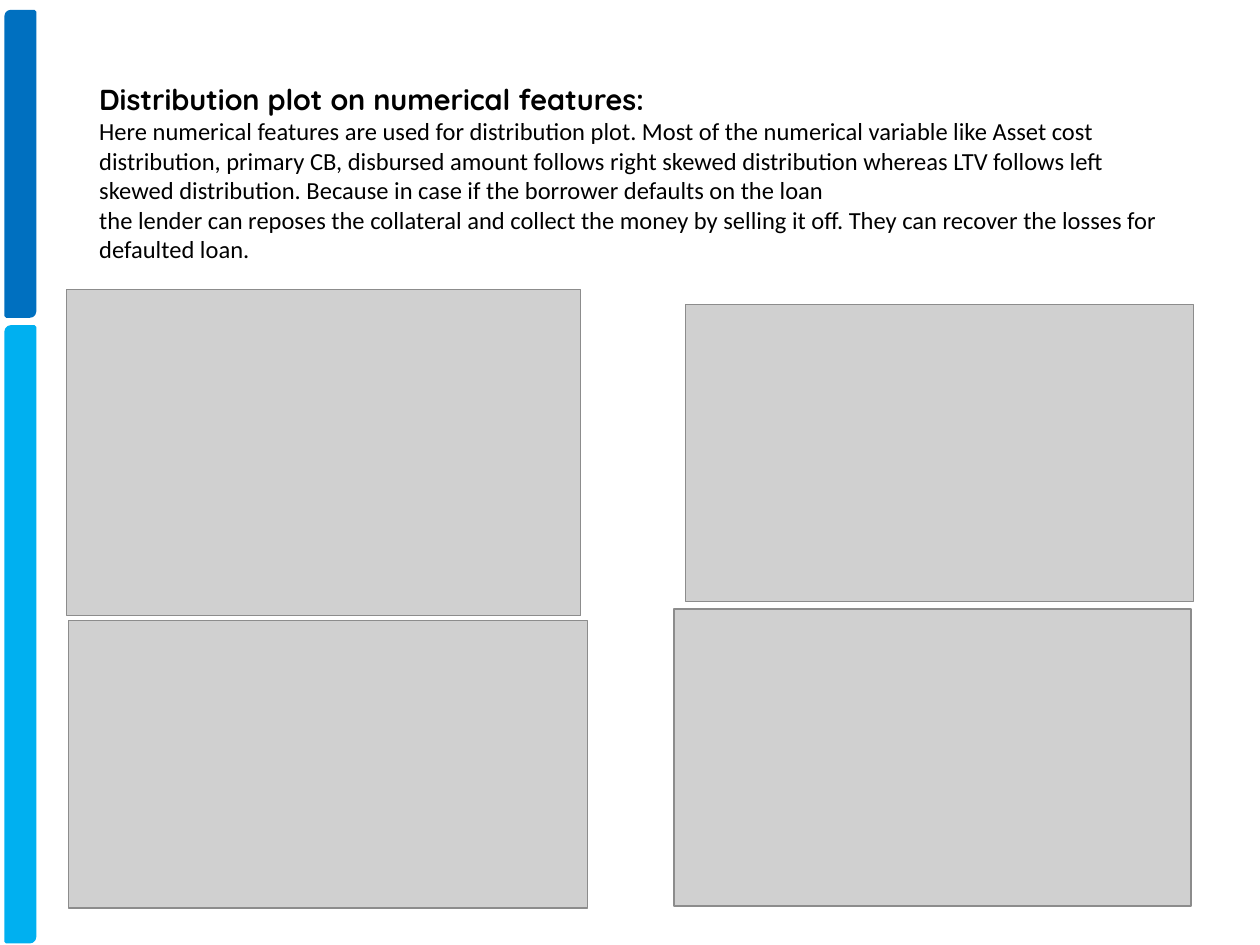
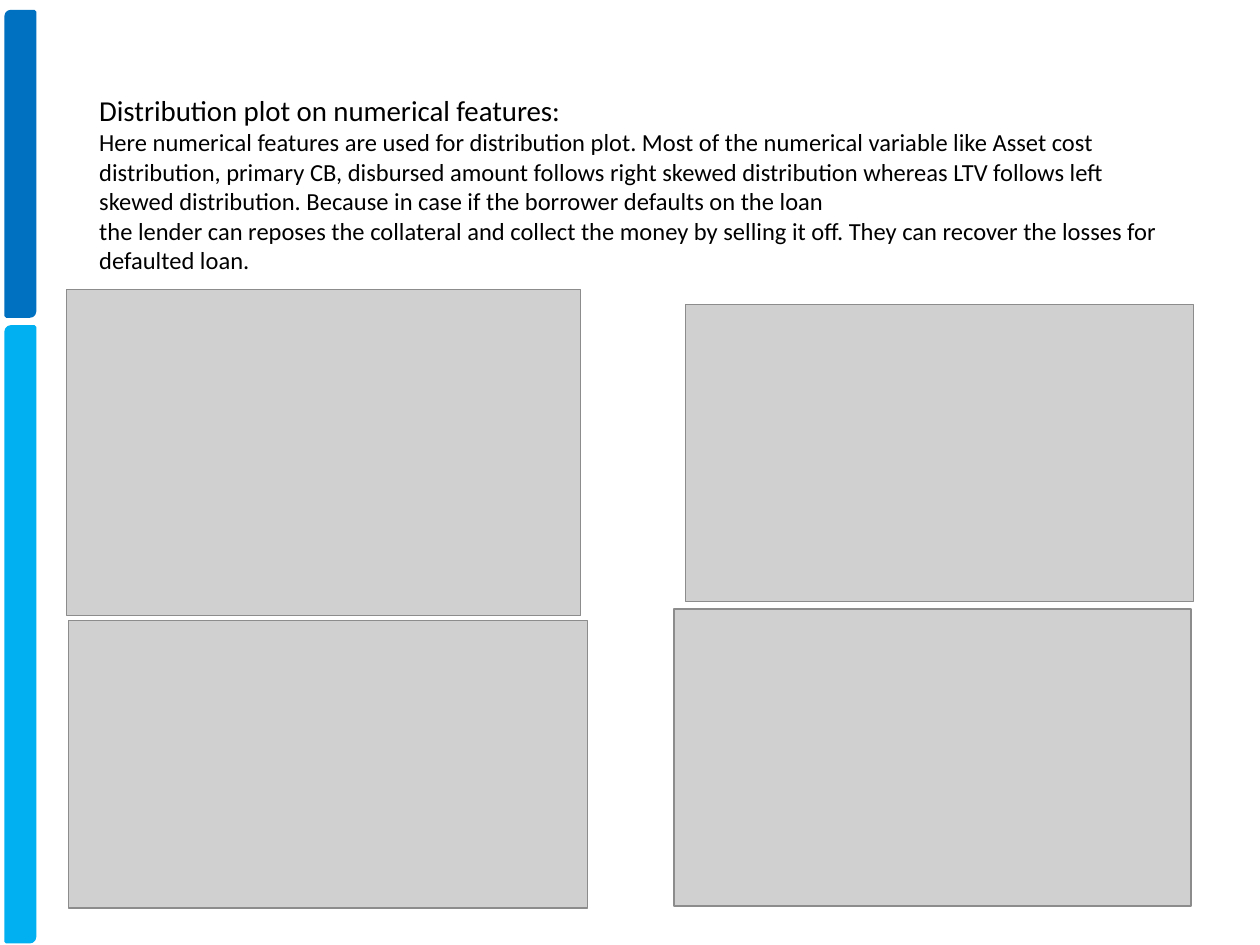
Before and after one commit to xavierigneous/Vehicle-Loan-Default-Prediction, a slide deck: slide 4 of Pravin Kumar/Vehicle Loan Default Prediction.pptx. Drawn at 1260x945 pixels with LibreOffice and Linux fonts; fonts in the diff are those of the drawing; grey boxes stand for pictures; background and template pictures are left out. Boxes give left, top, right and bottom in pixels: in the first picture for what was removed or moved away, otherwise in the second. Text is boxed around its words. In the diff, an @@ line names an element or a change of style, - is before the commit and + after.

```diff
--- a/Pravin Kumar/Vehicle Loan Default Prediction.pptx
+++ b/Pravin Kumar/Vehicle Loan Default Prediction.pptx
@@ title "Distribution plot on numerical features: ..." at box(99, 101, 1155, 269): font Quicksand to Calibri, bold off in "Distribution plot on numerical features:" @@
```
Also in this commit, not shown: 1 other slide changed.
